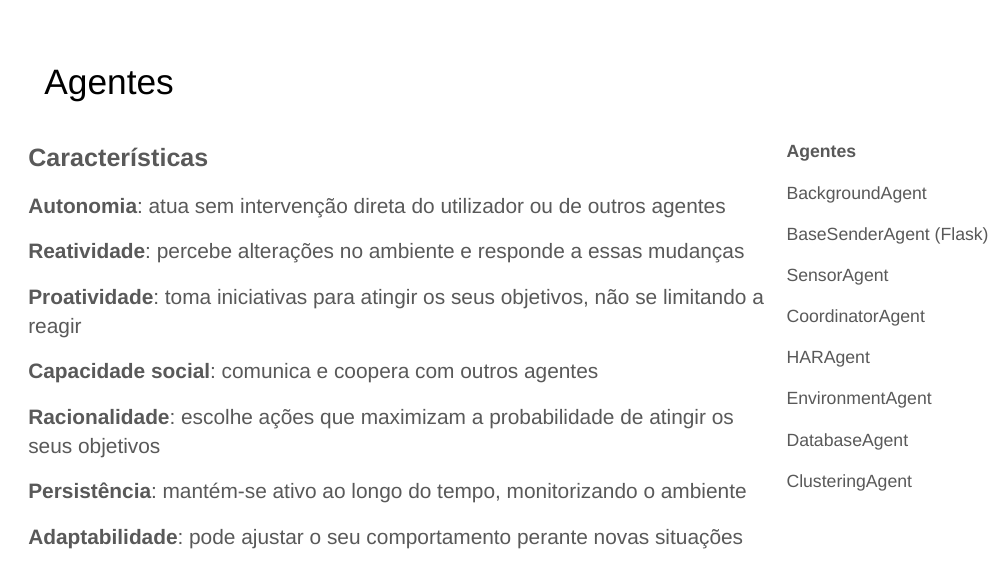
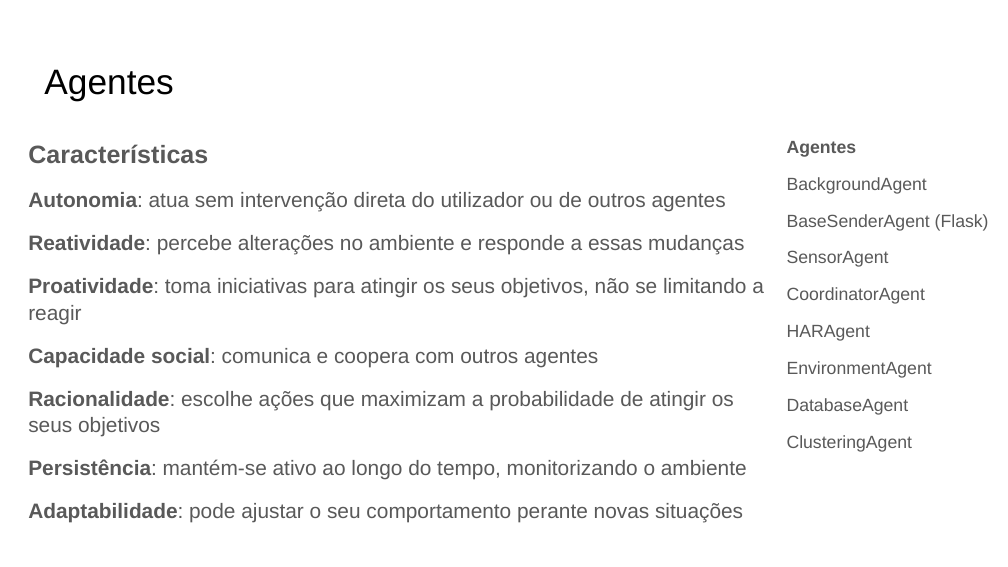
Before and after one commit to MIA-CDFR/SAASMRL, a slide deck: slide 4 of Relatórios/ASMA/PPT/PPT_ASMA _v1.pptx. Drawn at 1008x567 pixels with LibreOffice and Linux fonts; fonts in the diff are those of the drawing. Boxes give left, top, right and bottom in pixels: in the first picture for what was removed or moved away, otherwise in the second. Text is boxed around its words. In the diff, an @@ line names an element or a change of style, - is before the commit and + after.

Commit message:
update apresentação agentes

```diff
--- a/Relatórios/ASMA/PPT/PPT_ASMA _v1.pptx
+++ b/Relatórios/ASMA/PPT/PPT_ASMA _v1.pptx
@@ text "Características" at box(28, 144, 764, 523): line spacing 1.15 to 1.05 @@
@@ text "Agentes" at box(787, 141, 989, 452): line spacing 1.15 to 0.95 @@
```
Also in this commit, not shown: 6 other slides changed.
